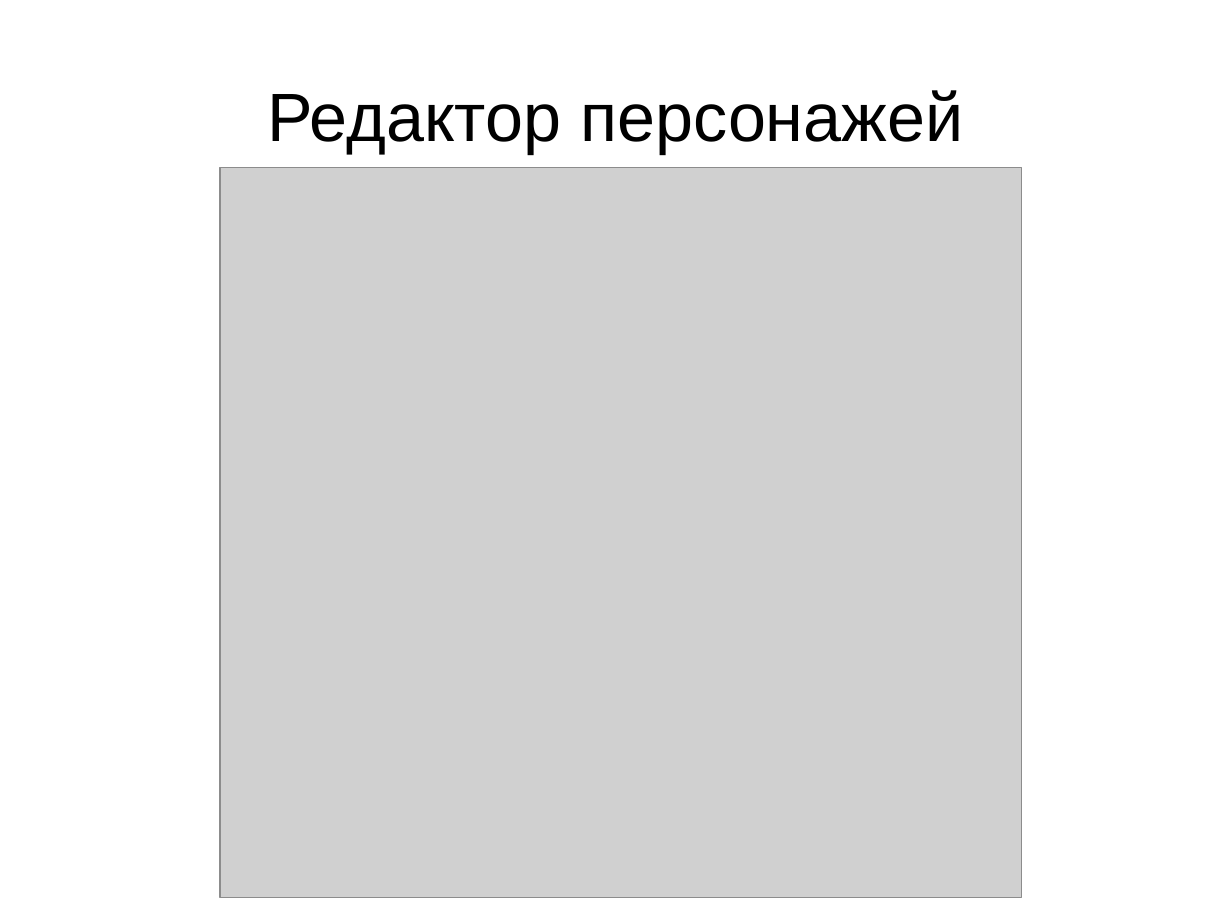
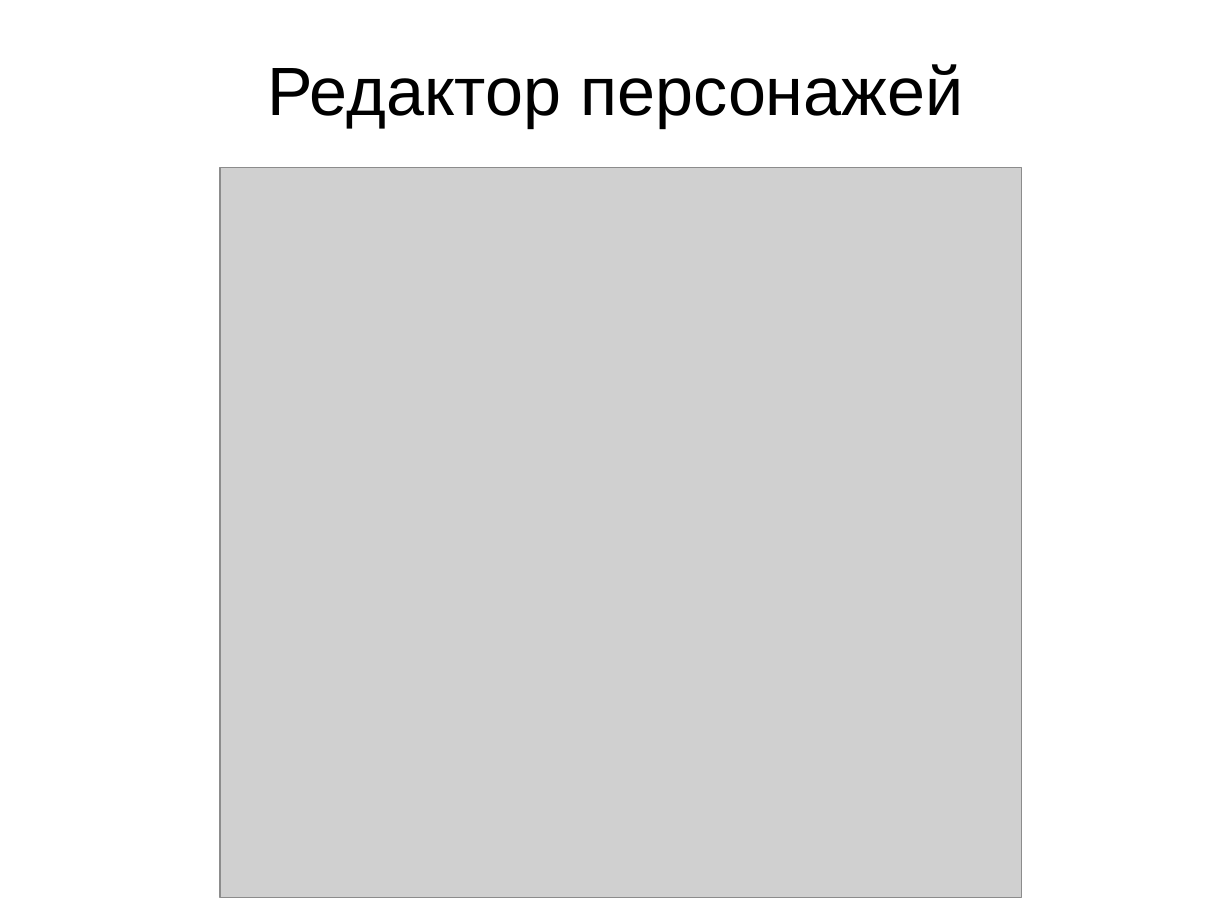
Before and after one commit to ivalentinee/Diploma_Report, a slide deck: slide 8 of presentation/presentation.odp. Drawn at 1232x924 pixels with LibreOffice and Linux fonts; fonts in the diff are those of the drawing; grey boxes stand for pictures; background and template pictures are left out. Boxes give left, top, right and bottom in pixels: in the first picture for what was removed or moved away, otherwise in the second. Text is boxed around its words. In the diff, an @@ line names an element or a change of style, - is before the commit and + after.

```diff
--- a/presentation/presentation.odp
+++ b/presentation/presentation.odp
@@ title "Редактор персонажей" moved from (x1=267, y1=90, x2=963, y2=153) to (x1=267, y1=64, x2=963, y2=128) @@
```
Also in this commit, not shown: 4 other slides changed, 3 other files.
